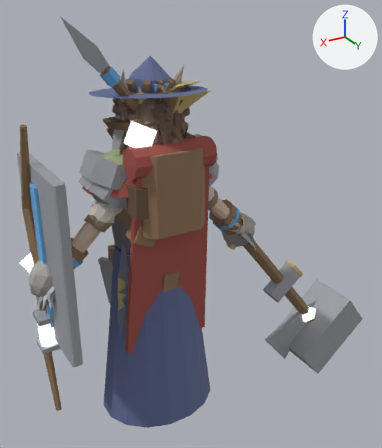
One commit to the glTF model art/creator/humanoid_slim/export/humanoid_slim_feminine.glb: the scene before it, then after it.
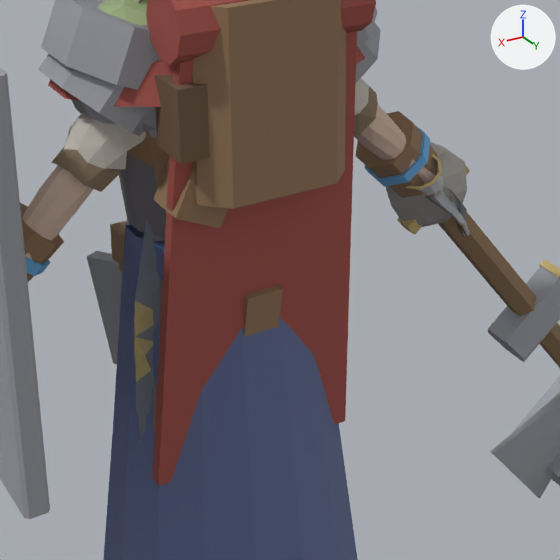
The first picture shows the older version from a 50 mm lens placed at (1.09, 2.19, 2.19), pointed at (-0.33, -0.18, 1.0). The close-ups show the older and then the newer version on the part from 16% to 77% of the width and 34% to 86% of the height of that picture. Only the edits that show in the close-ups are written down. Lighting does not change. The marker at upper right points along +X, +Y and +Z.

In view in the first close-up: 'humanoid_slim_feminine.001', 'part.arms.bracers', 'part.back.backpack', 'part.back.cape', 'part.back.long_coat', 'part.offhand.tower_shield', 'part.shoulders.slabs', 'part.torso.robe', 'part.torso.sleeved_shirt', 'part.weapon.great_axe', 'part.weapon.hammer', 'part.weapon.maul' and 13 more.
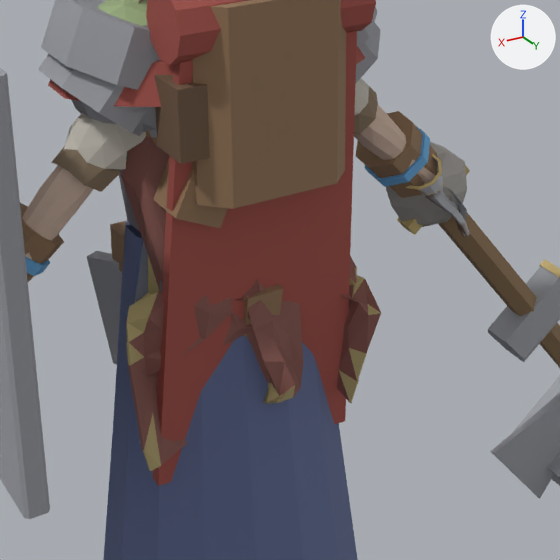
Changed parts and their boxes [x1, y1, x2, y2] in the close-ups (560 x 560 px):
'part.back.travel_cape', added (brown)
    after: [121, 136, 381, 471]
'part.back.long_coat', unchanged, covered by the edit
    before: [134, 220, 165, 444]
    after: [135, 241, 148, 444]
'part.torso.coat', unchanged, covered by the edit
    before: [118, 153, 166, 342]
    after: [118, 153, 163, 291]

The edits, one by one:
Mesh me_part_back_travel_cape is new.
It has 617 vertices, 1292 faces and spans x -0.268..0.289, y -0.092..0.261, z 0.597..1.581.
It uses material mat_skin.
Object 'part.back.travel_cape' (ob_part_back_travel_cape) is new; it shows me_part_back_travel_cape.
Its location is (0.0, 0.0, 0.0).
